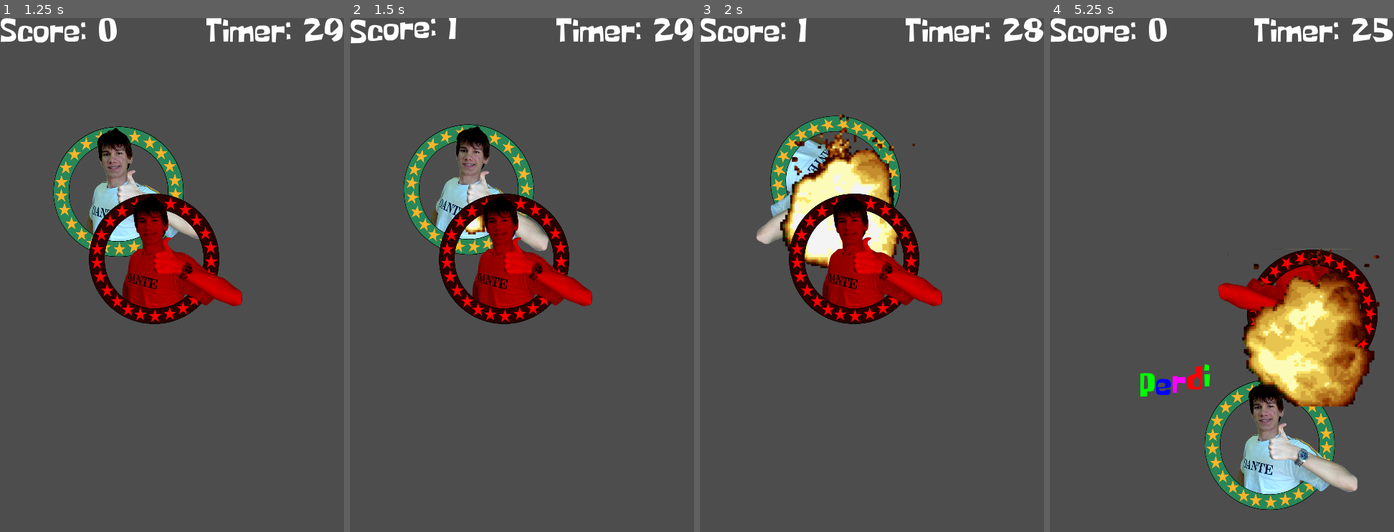
Above: before the commit, frames 1-4 (left to right).
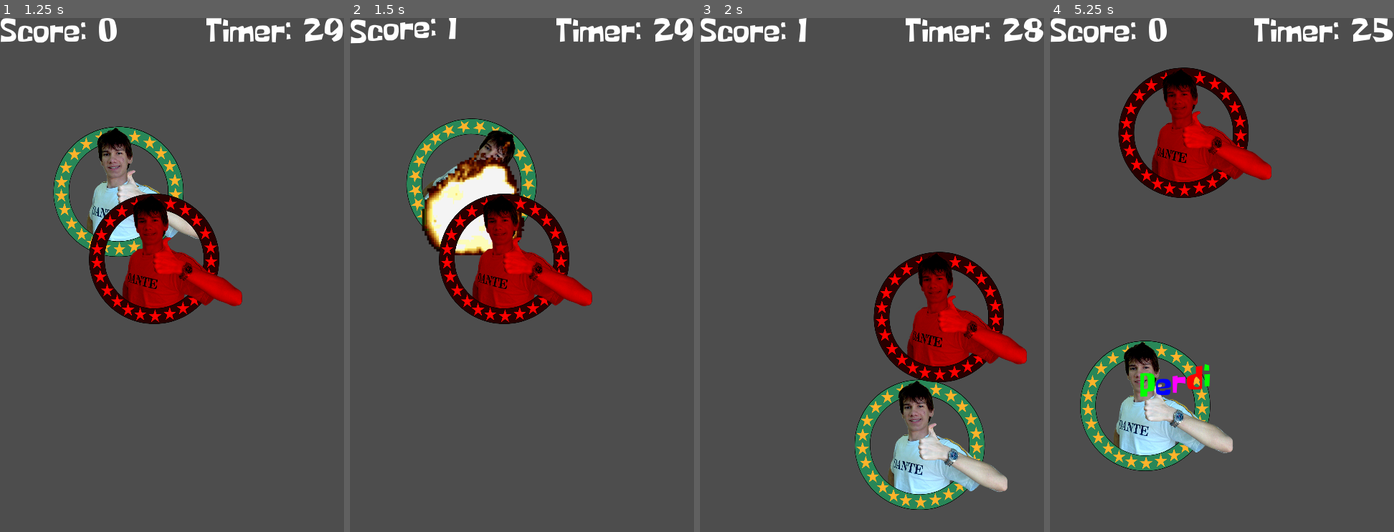
Above: after the commit, the same moments.

Repository: Brawmario/pucca-wacka
Game: Godot game, scene res://game.tscn
Two runs of this game, one before a commit and one after it. Both use one fixed random seed, a clock stepped at 60 frames per second and the inputs below.
Inputs (mouse positions are in pixels of both pictures, inside the frame that each line leads up to):
- Up to frame 1 (1.25 s): click "Play" at 0.5 s
- Up to frame 2 (1.5 s): tap Enter at 1.25 s; move the mouse to (480, 192) at 1.27 s; click (480, 192) at 1.42 s
- Up to frame 3 (2 s): no input
- Up to frame 4 (5.25 s): move the mouse to (1215, 259) at 2.02 s; click (1215, 259) at 2.17 s; move the mouse to (1256, 161) at 2.77 s; click (1256, 161) at 2.92 s; tap Space at 3.5 s; move the mouse to (1204, 377) at 3.52 s; click (1204, 377) at 3.67 s; tap Enter at 4.25 s; move the mouse to (1325, 352) at 4.27 s; click (1325, 352) at 4.42 s; move the mouse to (1118, 197) at 5.02 s; click (1118, 197) at 5.17 s

Frame 1 is identical in both runs. In frame 2, 5.7% of the frame differs, in the area x 15-58%, y 19-47%; in frame 3, 25%; in frame 4, 28%, in the area x 8-96%, y 9-96%.

Commit message:
Update to Godot 4.0 rc 2

Diff:
--- a/project.godot
+++ b/project.godot
@@ -7,22 +7,6 @@
 ;   param=value ; assign values to parameters
 
 config_version=5
-
-_global_script_classes=[{
-"base": "CanvasLayer",
-"class": &"GameUI",
-"language": &"GDScript",
-"path": "res://game_ui/game_ui.gd"
-}, {
-"base": "Sprite2D",
-"class": &"Pucca",
-"language": &"GDScript",
-"path": "res://pucca/pucca.gd"
-}]
-_global_script_class_icons={
-"GameUI": "",
-"Pucca": ""
-}
 
 [application]
 
--- a/pucca/pucca.tscn
+++ b/pucca/pucca.tscn
@@ -144,7 +144,7 @@
 
 [node name="ExplosionPlayer" type="AnimationPlayer" parent="."]
 root_node = NodePath("../ExplosionSheet")
-playback_speed = 4.0
+speed_scale = 4.0
 libraries = {
 "": SubResource("AnimationLibrary_obb6d")
 }
Not shown, changed: assets/fonts/some_time_later.otf.import
Not shown, changed: assets/textures/explosion.png.import
Not shown, changed: assets/textures/puccaseal2.0.png.import
